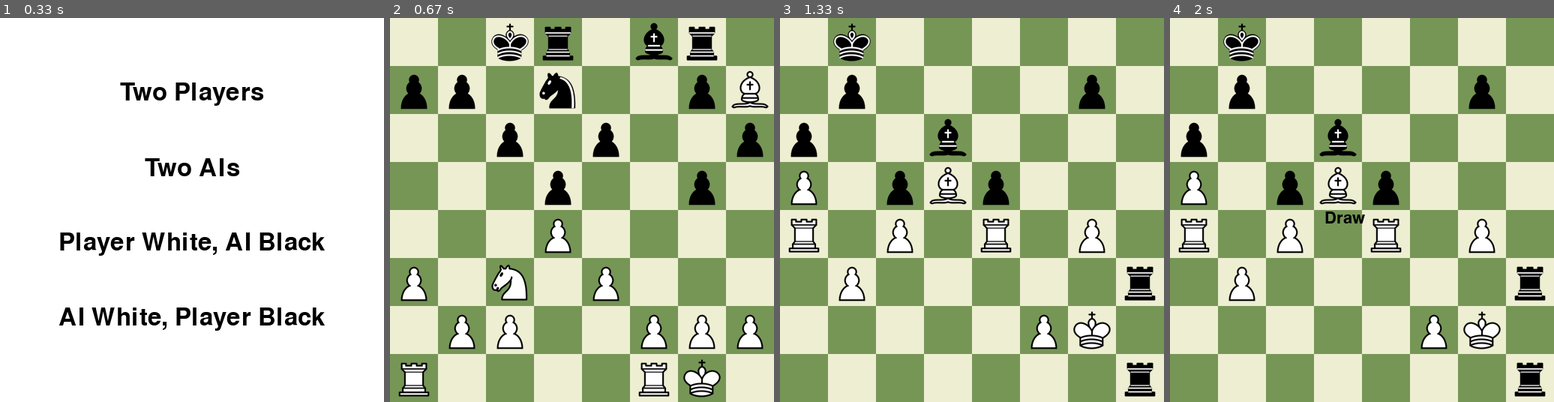
Above: before the commit, frames 1-4 (left to right).
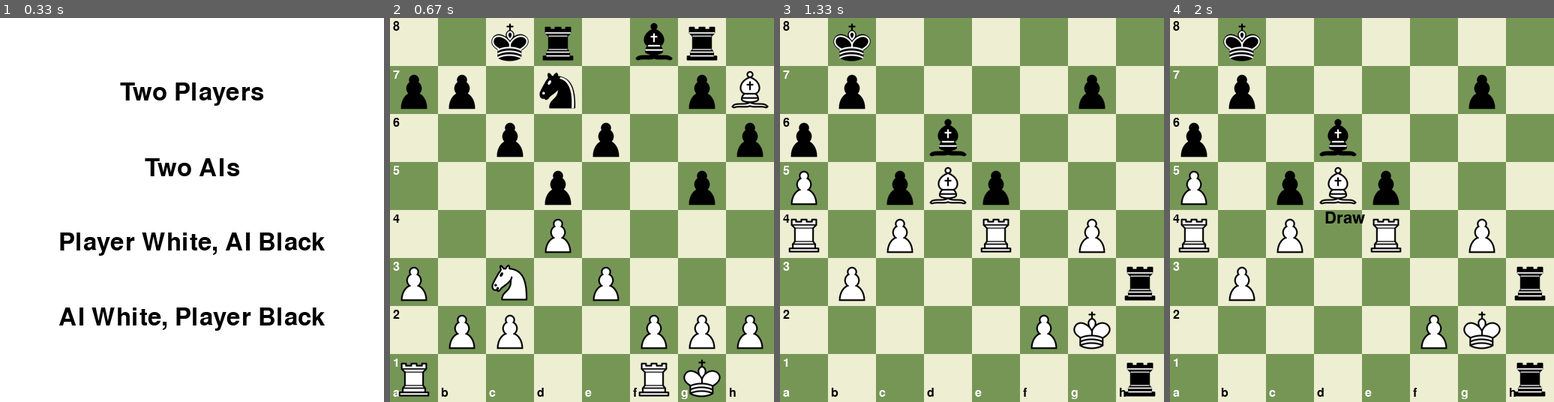
Above: after the commit, the same moments.

Repository: LeQuangMien10/ChessAI
Game: pygame game, started from main.py
The game is run twice, just before and just after one commit, with the same random seed, the same clock (stepped at 60 frames per second) and the same inputs.
Inputs (mouse positions are in pixels of both pictures, inside the frame that each line leads up to):
- Up to frame 1 (0.33 s): no input
- Up to frame 2 (0.67 s): click (582, 167) at 0.38 s
- Up to frame 3 (1.33 s): no input
- Up to frame 4 (2 s): no input

Frame 1 is identical in both runs. In frame 2, 0.4% of the frame differs, in the area x 0-91%, y 0-100%; in frame 3, 0.4%; in frame 4, 0.4%.

Commit message:
Update game GUI

Diff:
--- a/game.py
+++ b/game.py
@@ -11,6 +11,9 @@
 def draw_board(screen, selected_square=None, legal_moves=None):
     if legal_moves is None:
         legal_moves = []
+
+    font = pygame.font.SysFont(None, 24)  # Có thể đổi font, size tuỳ ý
+
     for row in range(8):
         for col in range(8):
             color = WHITE if (row + col) % 2 == 0 else BLACK
@@ -18,10 +21,22 @@
                 color = HIGHLIGHT
             pygame.draw.rect(screen, color, pygame.Rect(col * SQUARE_SIZE, row * SQUARE_SIZE, SQUARE_SIZE, SQUARE_SIZE))
 
+            # Vẽ ký hiệu cột (a–h) ở hàng cuối cùng
+            if row == 7:
+                label = font.render(chr(ord('a') + col), True, (0, 0, 0) if color == WHITE else (255, 255, 255))
+                screen.blit(label, (col * SQUARE_SIZE + 4, 8 * SQUARE_SIZE - 20))
+
+            # Vẽ ký hiệu hàng (1–8) ở cột đầu tiên
+            if col == 0:
+                label = font.render(str(8 - row), True, (0, 0, 0) if color == WHITE else (255, 255, 255))
+                screen.blit(label, (4, row * SQUARE_SIZE + 4))
+
+    # Highlight các nước đi hợp lệ
     for move in legal_moves:
         col, row = chess.square_file(move), chess.square_rank(move)
         pygame.draw.circle(screen, MOVE_HIGHLIGHT[:3],
                            (col * SQUARE_SIZE + SQUARE_SIZE // 2, (7 - row) * SQUARE_SIZE + SQUARE_SIZE // 2), 10)
+
 
 
 # Hàm vẽ quân cờ
--- a/main.py
+++ b/main.py
@@ -96,7 +96,7 @@
 
 
 def handle_ai_turn(ai_color):
-    best_move = get_best_move(board, depth=DEFAULT_DEPTH, ai_color=ai_color)
+    best_move = get_best_move(board, depth=DEFAULT_DEPTH, ai_color_=ai_color)
     if best_move:
         board.push(best_move)
     else:
--- a/minimax.py
+++ b/minimax.py
@@ -7,7 +7,6 @@
 from config import *
 from config import ai_color
 from transposition_table import compute_zorbist_hash
-
 
 # Load transposition table nếu có
 if os.path.exists(TRANSPOSITION_FILE):
@@ -51,6 +50,7 @@
     file2, rank2 = chess.square_file(square2), chess.square_rank(square2)
     return abs(file1 - file2) + abs(rank1 - rank2)
 
+
 def mop_up_evaluation(board, ai_color):
     """
     Tính mop-up evaluation cho giai đoạn end game (https://www.chessprogramming.org/Mop-up_Evaluation)
@@ -64,7 +64,8 @@
     opponent_king_square = board.king(not ai_color)
     if king_square and opponent_king_square:
         # 1. Thưởng vua đối phương xa trung tâm
-        center_manhattan_distance = config.CENTER_MANHATTAN_DISTANCE[7 - opponent_king_square // 8][opponent_king_square % 8]
+        center_manhattan_distance = config.CENTER_MANHATTAN_DISTANCE[7 - opponent_king_square // 8][
+            opponent_king_square % 8]
         center_bonus = 4.7 * center_manhattan_distance
         evaluation += center_bonus
 
@@ -74,6 +75,7 @@
         evaluation += king_proximity_bonus
 
     return evaluation
+
 
 def evaluate_board(board_, ai_color):
     """
@@ -156,6 +158,7 @@
 
     return evaluation
 
+
 def negamax(board, depth, alpha, beta, color):
     key = compute_zorbist_hash(board)
     if key in transposition_table and transposition_table[key]['depth'] >= depth:
@@ -207,7 +210,7 @@
             print(f"✅ File hợp lệ. WDL (raw): {wdl_raw} | WDL (AI): {wdl} | DTZ: {dtz}")
 
             evaluation = {
-                2: 10000,   # AI thắng
+                2: 10000,  # AI thắng
                 1: 5000,
                 0: 0,
                 -1: -5000,
@@ -231,7 +234,8 @@
 def has_pawn(board, color):
     return any(piece.piece_type == chess.PAWN and piece.color == color for piece in board.piece_map().values())
 
-def get_best_move(board, depth=3, ai_color=chess.WHITE):
+
+def get_best_move(board, depth=3, ai_color_=chess.WHITE):
     start_time = time.time()
 
     # Đếm số quân cờ
@@ -239,7 +243,7 @@
 
     best_move = None
     best_value = -float('inf')
-    color = 1 if board.turn == ai_color else -1
+    color = 1 if board.turn == ai_color_ else -1
 
     for move in order_moves(board):
         # Kiểm tra nếu đi nước này sẽ dẫn đến hòa 3 lần lặp
@@ -248,7 +252,7 @@
             print("white: " + str(white_score))
             print("black: " + str(black_score))
 
-            if ai_color == chess.BLACK:
+            if ai_color_ == chess.BLACK:
                 if black_score >= white_score + 100:
                     continue  # Đen đang lợi thế → tránh hòa
                 elif black_score <= white_score - 200:
@@ -262,8 +266,8 @@
         # Đánh giá nước đi
         board.push(move)
         # Dùng Tablebase cho ≤ 5 quân, nếu không thì Minimax
-        if piece_count <= 5 and not has_pawn(board, ai_color):
-            evaluation = evaluate_with_tablebase(board, ai_color)
+        if piece_count <= 5 and not has_pawn(board, ai_color_):
+            evaluation = evaluate_with_tablebase(board, ai_color_)
         else:
             evaluation = -negamax(board, depth - 1, -float('inf'), float('inf'), -color)
 
@@ -274,8 +278,10 @@
             best_move = move
 
     print(f"Time: {time.time() - start_time:.2f}s")
-    print(f"Best move: {best_move} | Value: {best_value:.2f}")
+    san = board.san(best_move)
+    print(f"Best move: {san} | Value: {best_value:.2f}")
     return best_move
+
 
 # Hàm move_score (tách ra từ order_moves để tái sử dụng)
 def move_score(board, move):
@@ -298,6 +304,7 @@
         score += 100
 
     return score
+
 
 def is_important_move(board, move):
     # Nước chiếu
@@ -344,6 +351,7 @@
 
     return moves
 
+
 # Hàm tránh bị hòa khi đang có lợi thế
 def is_threefold_repetition_if_move(board, move):
     board_copy = board.copy()
Binary file changed: transposition_table.pkl
